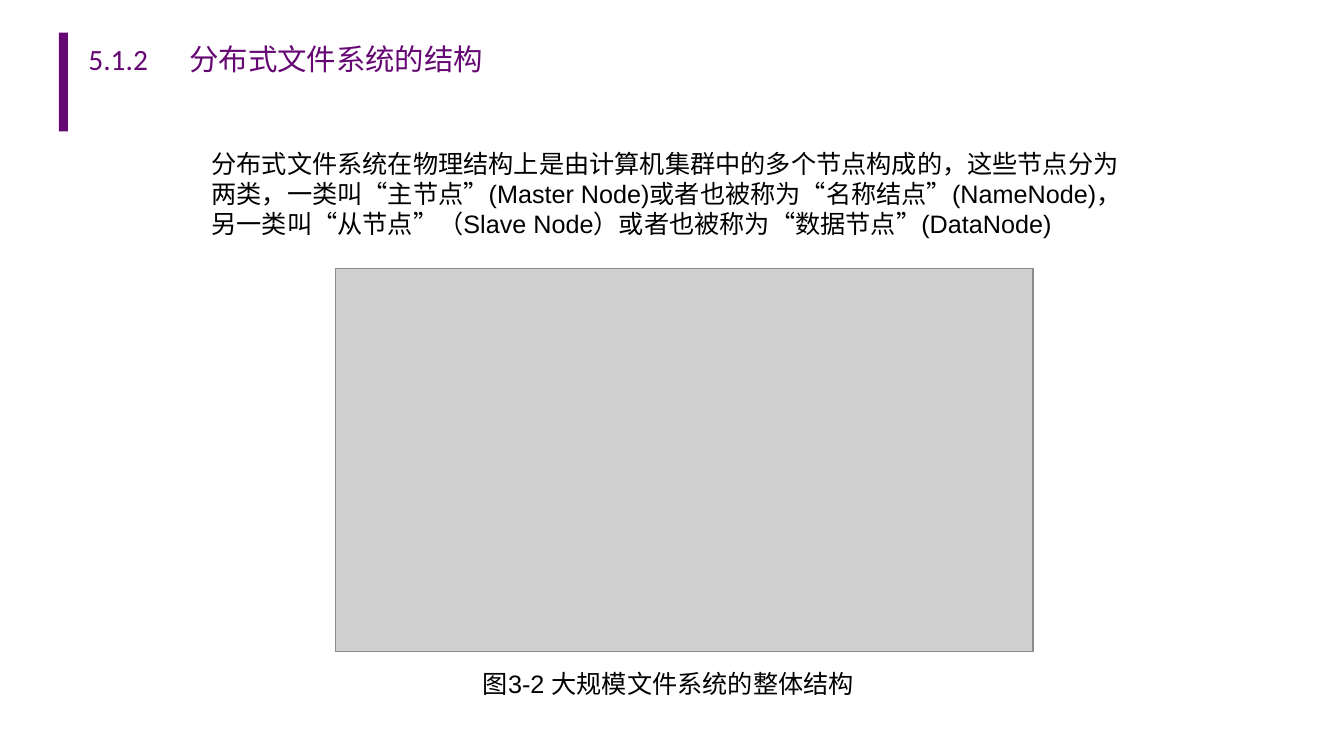
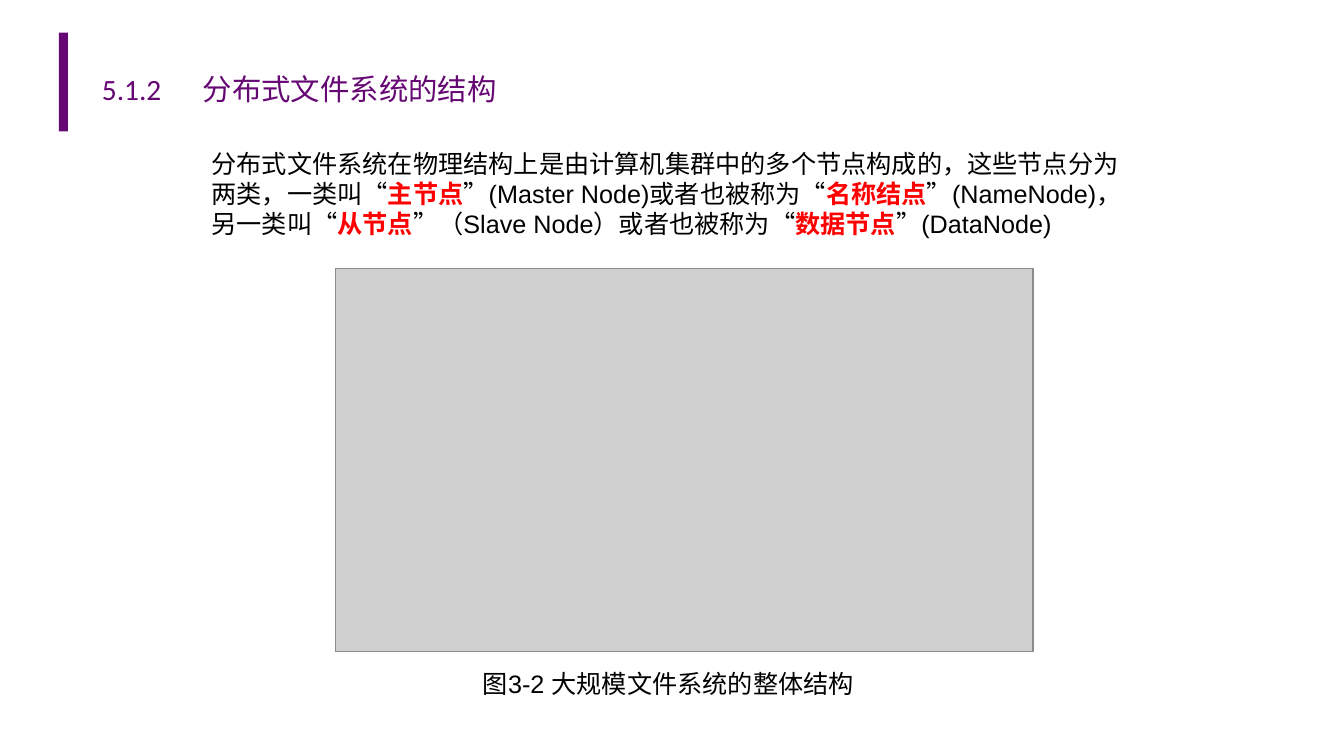
Before and after one commit to ginger0106/IB00030-clould-computing-sztu, a slide deck: slide 5 of 05-云计算技术-分布式文件系统-(2022).ppt. Drawn at 1344x756 pixels with LibreOffice and Linux fonts; fonts in the diff are those of the drawing; grey boxes stand for pictures; background and template pictures are left out. Boxes give left, top, right and bottom in pixels: in the first picture for what was removed or moved away, otherwise in the second. Text is boxed around its words. In the diff, an @@ line names an element or a change of style, - is before the commit and + after.

```diff
--- a/05-云计算技术-分布式文件系统-(2022).ppt
+++ b/05-云计算技术-分布式文件系统-(2022).ppt
@@ title "5.1.2 分布式文件系统的结构" moved from (x1=88, y1=45, x2=483, y2=73) to (x1=102, y1=75, x2=497, y2=103) @@
@@ text "分布式文件系统在物理结构上是由计算机集群中的多个节点构成的，这些节点分为两类，一类叫“主节点”(Master Node) ..." at (x1=211, y1=151, x2=1121, y2=239): text colour #000000 to #FF0000, bold on in "分布式文件系统在物理结构上是由计算机集群中的多个节点构成的，这些节点分为两类，一类叫“主节点”(Master Node) ..." @@
```
Also in this commit, not shown: 68 other slides changed, 1 other file.
